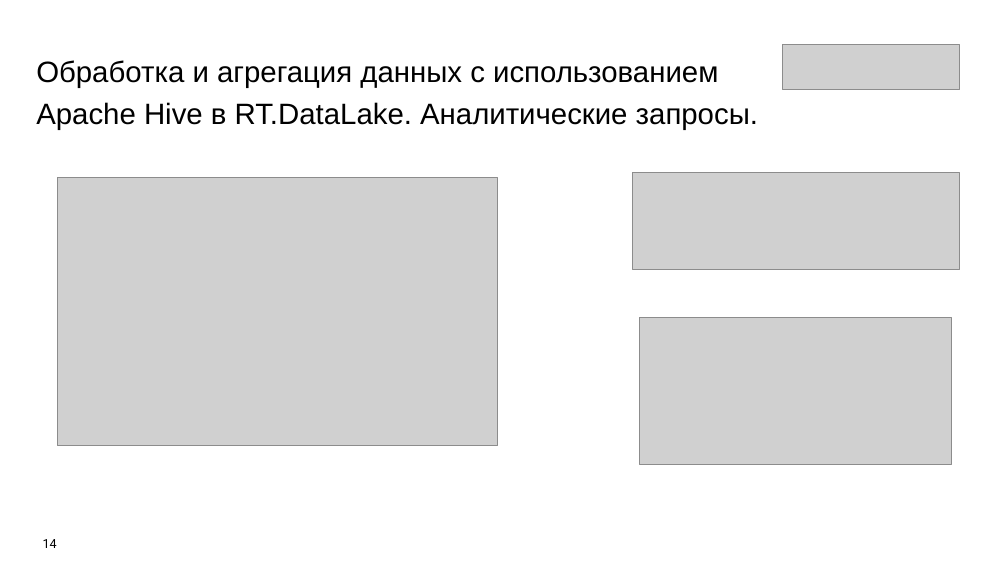
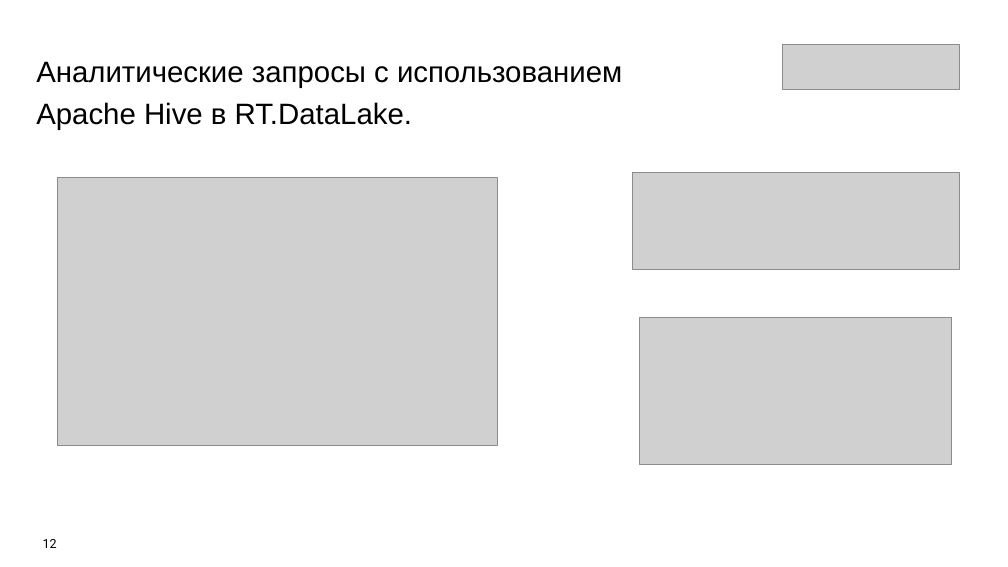
Before and after one commit to Olmeor/Data-engineer_Rostelecom_programming_school, a slide deck: slide 12 of Сertification/presentation.pptx (slide 14 before the commit). Drawn at 1008x567 pixels with LibreOffice and Linux fonts; fonts in the diff are those of the drawing; grey boxes stand for pictures. Boxes give left, top, right and bottom in pixels: in the first picture for what was removed or moved away, otherwise in the second. Text is boxed around its words. In the diff, an @@ line names an element or a change of style, - is before the commit and + after.

```diff
--- a/Сertification/presentation.pptx
+++ b/Сertification/presentation.pptx
@@ text at <box>36,61,622,130</box>: text changed @@
-Обработка и агрегация данных с использованием
-Apache Hive в RT.DataLake. Аналитические запросы.
+Аналитические запросы с использованием
+Apache Hive в RT.DataLake.
@@ page number at <box>43,539,57,548</box>: text changed @@
-14
+12
```
Also in this commit, not shown: 6 other slides changed, 5 slides added, 5 slides removed, 1 other file.
